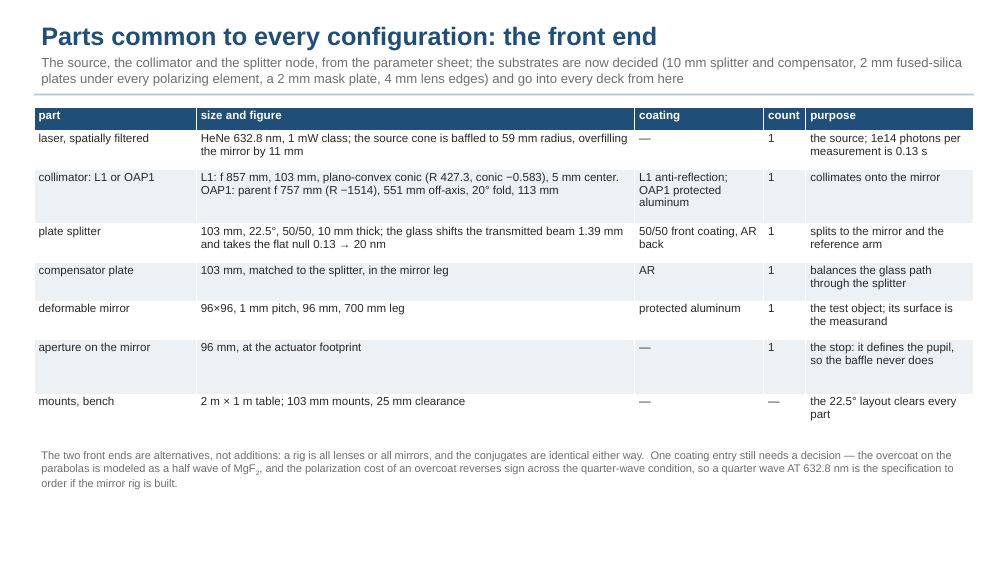
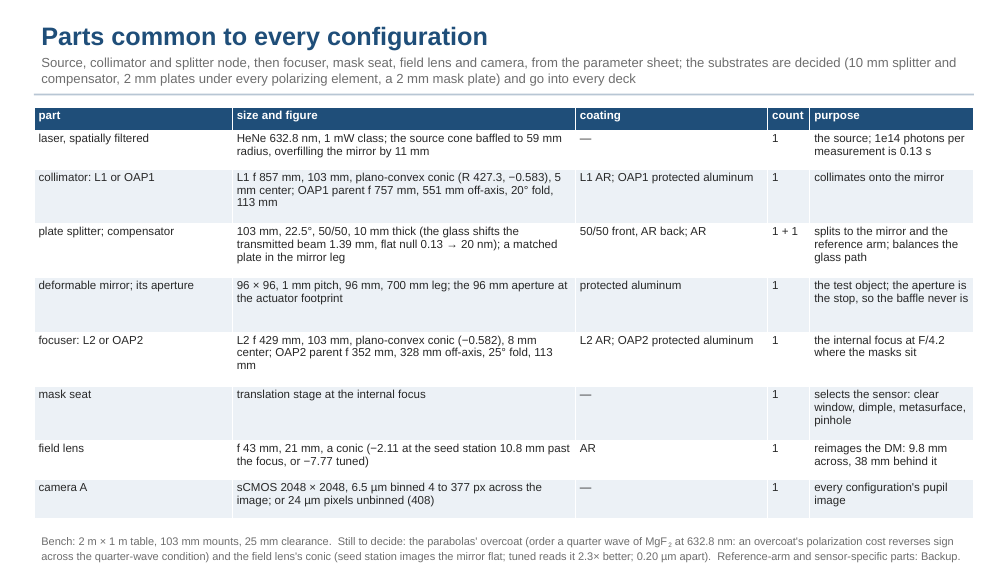
Before and after one commit to nasa-jpl/macos, a slide deck: slide 5 of demo_session/deck_gauges_short.pptx. Drawn at 1008x567 pixels with LibreOffice and Linux fonts; fonts in the diff are those of the drawing. Boxes give left, top, right and bottom in pixels: in the first picture for what was removed or moved away, otherwise in the second. Text is boxed around its words. In the diff, an @@ line names an element or a change of style, - is before the commit and + after.

```diff
--- a/demo_session/deck_gauges_short.pptx
+++ b/demo_session/deck_gauges_short.pptx
@@ text at <box>41,26,957,86</box>: text changed @@
-Parts common to every configuration: the front end
-The source, the collimator and the splitter node, from the parameter sheet; the substrates are now decided (10 mm splitter and compensator, 2 mm fused-silica plates under every polarizing element, a 2 mm mask plate, 4 mm lens edges) and go into every deck from here
+Parts common to every configuration
+Source, collimator and splitter node, then focuser, mask seat, field lens and camera, from the parameter sheet; the substrates are decided (10 mm splitter and compensator, 2 mm plates under every polarizing element, a 2 mm mask plate) and go into every deck
@@ table at <box>34,107,974,519</box> @@
-row 2: laser, spatially filtered | HeNe 632.8 nm, 1 mW class; the source cone is baffled to 59 mm radius, overfilling the mirror by 11 mm | — | 1 | the source; 1e14 photons per measurement is 0.13 s
-row 3: collimator: L1 or OAP1 | L1: f 857 mm, 103 mm, plano-convex conic (R 427.3, conic −0.583), 5 mm center. OAP1: parent f 757 mm (R −1514), 551 mm off-axis, 20° fold, 113 mm | L1 anti-reflection; OAP1 protected aluminum | 1 | collimates onto the mirror
-row 4: plate splitter | 103 mm, 22.5°, 50/50, 10 mm thick; the glass shifts the transmitted beam 1.39 mm and takes the flat null 0.13 → 20 nm | 50/50 front coating, AR back | 1 | splits to the mirror and the reference arm
-row 5: compensator plate | 103 mm, matched to the splitter, in the mirror leg | AR | 1 | balances the glass path through the splitter
-row 6: deformable mirror | 96×96, 1 mm pitch, 96 mm, 700 mm leg | protected aluminum | 1 | the test object; its surface is the measurand
-row 7: aperture on the mirror | 96 mm, at the actuator footprint | — | 1 | the stop: it defines the pupil, so the baffle never does
-row 8: mounts, bench | 2 m × 1 m table; 103 mm mounts, 25 mm clearance | — | — | the 22.5° layout clears every part
+row 2: laser, spatially filtered | HeNe 632.8 nm, 1 mW class; the source cone baffled to 59 mm radius, overfilling the mirror by 11 mm | — | 1 | the source; 1e14 photons per measurement is 0.13 s
+row 3: collimator: L1 or OAP1 | L1 f 857 mm, 103 mm, plano-convex conic (R 427.3, −0.583), 5 mm center; OAP1 parent f 757 mm, 551 mm off-axis, 20° fold, 113 mm | L1 AR; OAP1 protected aluminum | 1 | collimates onto the mirror
+row 4: plate splitter; compensator | 103 mm, 22.5°, 50/50, 10 mm thick (the glass shifts the transmitted beam 1.39 mm, flat null 0.13 → 20 nm); a matched plate in the mirror leg | 50/50 front, AR back; AR | 1 + 1 | splits to the mirror and the reference arm; balances the glass path
+row 5: deformable mirror; its aperture | 96 × 96, 1 mm pitch, 96 mm, 700 mm leg; the 96 mm aperture at the actuator footprint | protected aluminum | 1 | the test object; the aperture is the stop, so the baffle never is
+row 6: focuser: L2 or OAP2 | L2 f 429 mm, 103 mm, plano-convex conic (−0.582), 8 mm center; OAP2 parent f 352 mm, 328 mm off-axis, 25° fold, 113 mm | L2 AR; OAP2 protected aluminum | 1 | the internal focus at F/4.2 where the masks sit
+row 7: mask seat | translation stage at the internal focus | — | 1 | selects the sensor: clear window, dimple, metasurface, pinhole
+row 8: field lens | f 43 mm, 21 mm, a conic (−2.11 at the seed station 10.8 mm past the focus, or −7.77 tuned) | AR | 1 | reimages the DM: 9.8 mm across, 38 mm behind it
+row 9: camera A | sCMOS 2048 × 2048, 6.5 µm binned 4 to 377 px across the image; or 24 µm pixels unbinned (408) | — | 1 | every configuration's pupil image
@@ text at <box>41,537,961,562</box>: text changed @@
-The two front ends are alternatives, not additions: a rig is all lenses or all mirrors, and the conjugates are identical either way. One coating entry still needs a decision — the overcoat on the parabolas is modeled as a half wave of MgF2, and the polarization cost of an overcoat reverses sign across the quarter-wave condition, so a quarter wave AT 632.8 nm is the specification to order if the mirror rig is built.
+Bench: 2 m × 1 m table, 103 mm mounts, 25 mm clearance. Still to decide: the parabolas' overcoat (order a quarter wave of MgF2 at 632.8 nm: an overcoat's polarization cost reverses sign across the quarter-wave condition) and the field lens's conic (seed station images the mirror flat; tuned reads it 2.3× better; 0.20 µm apart). Reference-arm and sensor-specific parts: Backup.
```
Also in this commit, not shown: 4 other slides changed, 2 slides removed, 4 other files.
